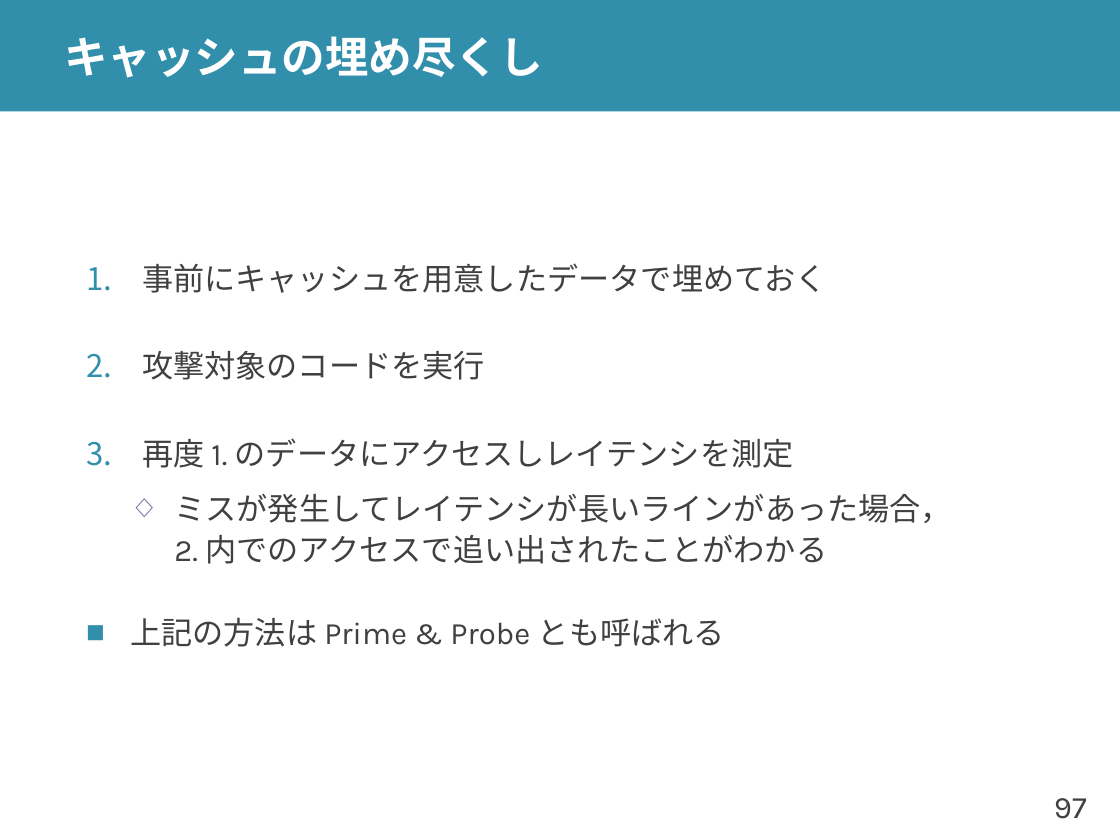
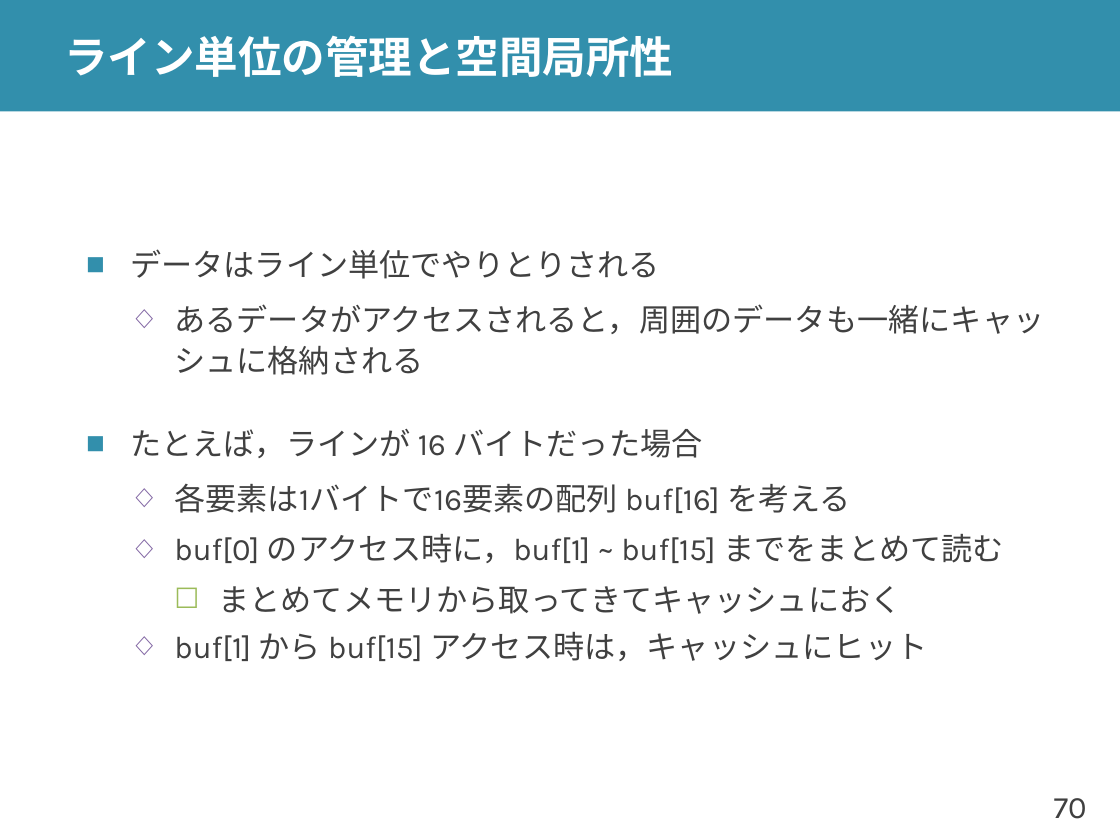
Before and after one commit to shioyadan/advanced-computer-organization, a slide deck: slide 70 of aco-shioya-12.pptx (slide 97 before the commit). Drawn at 1120x840 pixels with LibreOffice and Linux fonts; fonts in the diff are those of the drawing. Boxes give left, top, right and bottom in pixels: in the first picture for what was removed or moved away, otherwise in the second. Text is boxed around its words. In the diff, an @@ line names an element or a change of style, - is before the commit and + after.

```diff
--- a/aco-shioya-12.pptx
+++ b/aco-shioya-12.pptx
@@ title at (64,35,673,77): text changed @@
-キャッシュの埋め尽くし
+ライン単位の管理と空間局所性
@@ text at (130,249,1044,661): text changed @@
-1. 事前にキャッシュを用意したデータで埋めておく
-2. 攻撃対象のコードを実行
-3. 再度 1. のデータにアクセスしレイテンシを測定
-  ◇ ミスが発生してレイテンシが長いラインがあった場合，
-    2. 内でのアクセスで追い出されたことがわかる
-■ 上記の方法は Prime & Probe とも呼ばれる
+■ データはライン単位でやりとりされる
+  ◇ あるデータがアクセスされると，周囲のデータも一緒にキャッシュに格納される
+■ たとえば，ラインが 16 バイトだった場合
+  ◇ 各要素は1バイトで16要素の配列 buf[16] を考える
+  ◇ buf[0] のアクセス時に，buf[1] ~ buf[15] までをまとめて読む
+    ☐ まとめてメモリから取ってきてキャッシュにおく
+  ◇ buf[1] から buf[15] アクセス時は，キャッシュにヒット
@@ page number at (1054,798,1087,819): text changed @@
-97
+70
```
Also in this commit, not shown: 32 other slides changed, 67 slides added, 76 slides removed, 8 other files.
